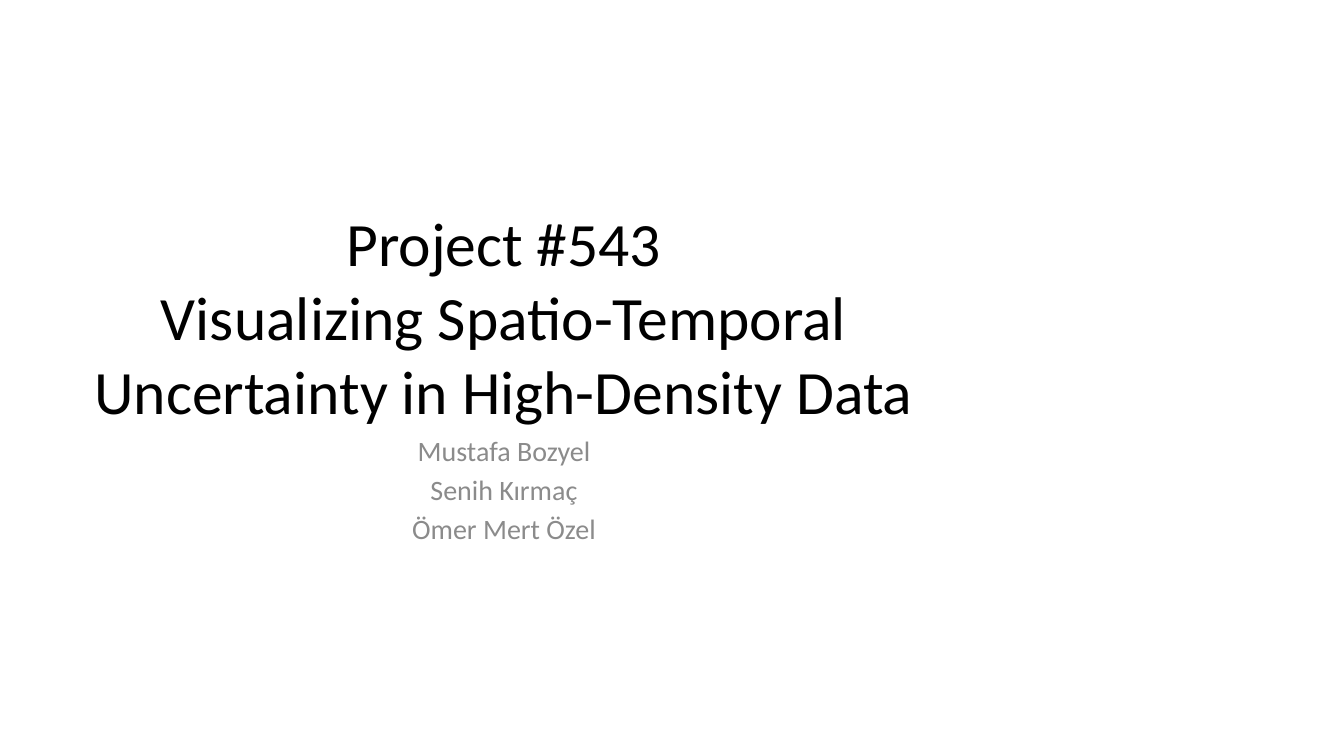
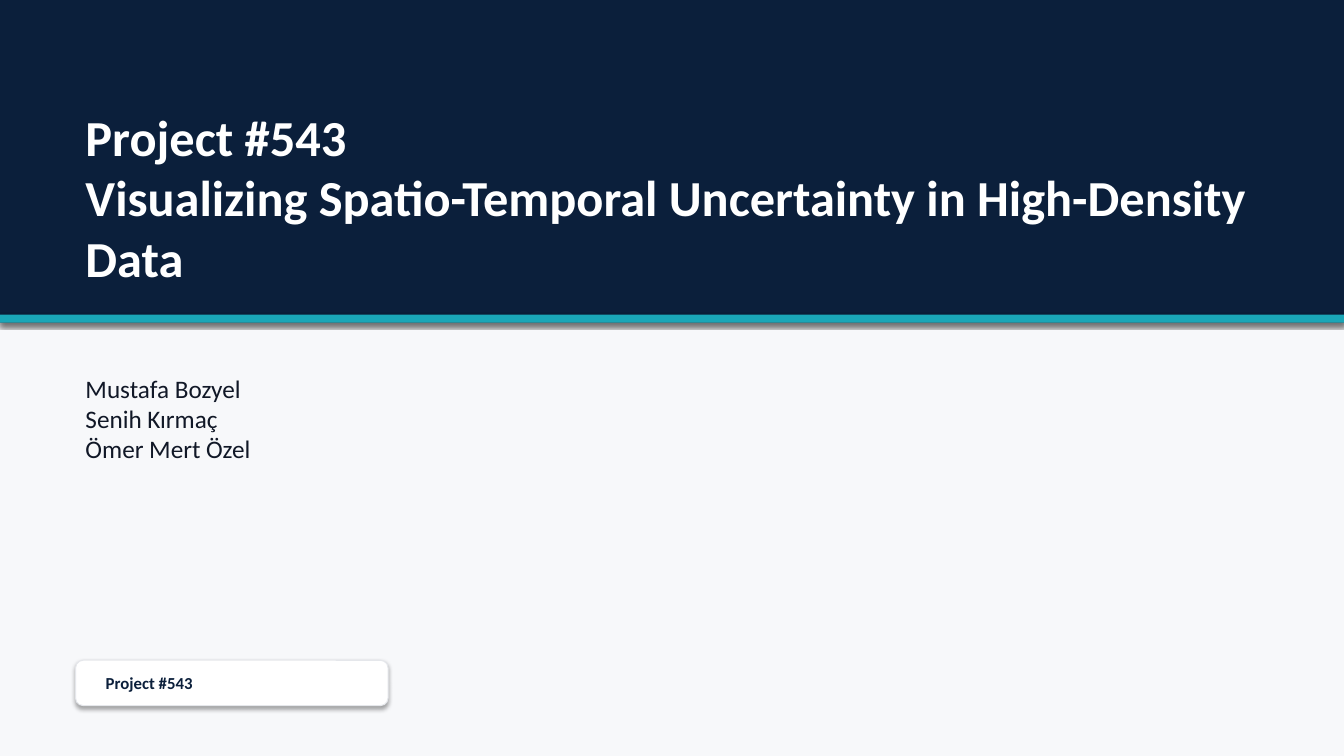
Before and after one commit to mufasa-349/GRAD-Project-Proposal-Presentation, a slide deck: slide 1 of out/Project_543_Uncertainty_Visualization.pptx. Drawn at 1344x756 pixels with LibreOffice and Linux fonts; fonts in the diff are those of the drawing. Boxes give left, top, right and bottom in pixels: in the first picture for what was removed or moved away, otherwise in the second. Text is boxed around its words. In the diff, an @@ line names an element or a change of style, - is before the commit and + after.

```diff
--- a/out/Project_543_Uncertainty_Visualization.pptx
+++ b/out/Project_543_Uncertainty_Visualization.pptx
@@ background #FFFFFF to #F7F8FA @@
@@ rectangle added at [0,0,1344,323], fill #0B1F3B @@
@@ text "Project #543 Visualizing Spatio-Temporal Uncertainty ..." at [85,120,1245,225]: vertical alignment middle to top @@
@@ text at [85,120,1245,225]: text changed; size 44 to 36 pt; text colour #000000 to #FFFFFF; bold on @@
-Project #543
-Visualizing Spatio-Temporal Uncertainty in High-Density Data
+Project #543
+Visualizing Spatio-Temporal Uncertainty in High-Density Data
@@ rectangle added at [0,315,1344,323], fill #1AA6B7 @@
@@ text "Mustafa Bozyel": place and size @@
-text "Mustafa Bozyel" at [412,441,595,539]
+text "Mustafa Bozyel" at [85,380,250,458]
@@ text "Mustafa Bozyel" at [85,380,250,458]: size 20 to 18 pt, text colour #8C8C8C to #111827; alignment centre to left; less space between paragraphs @@
@@ rounded rectangle added at [76,660,388,706], fill #FFFFFF, outline #E5E7EB 0.75 pt @@
@@ text added at [106,677,193,692], 12 pt, text #0B1F3B, bold @@
+Project #543
```
Also in this commit, not shown: 17 other slides changed, 1 slide added, 1 slide removed, 1 other file.
